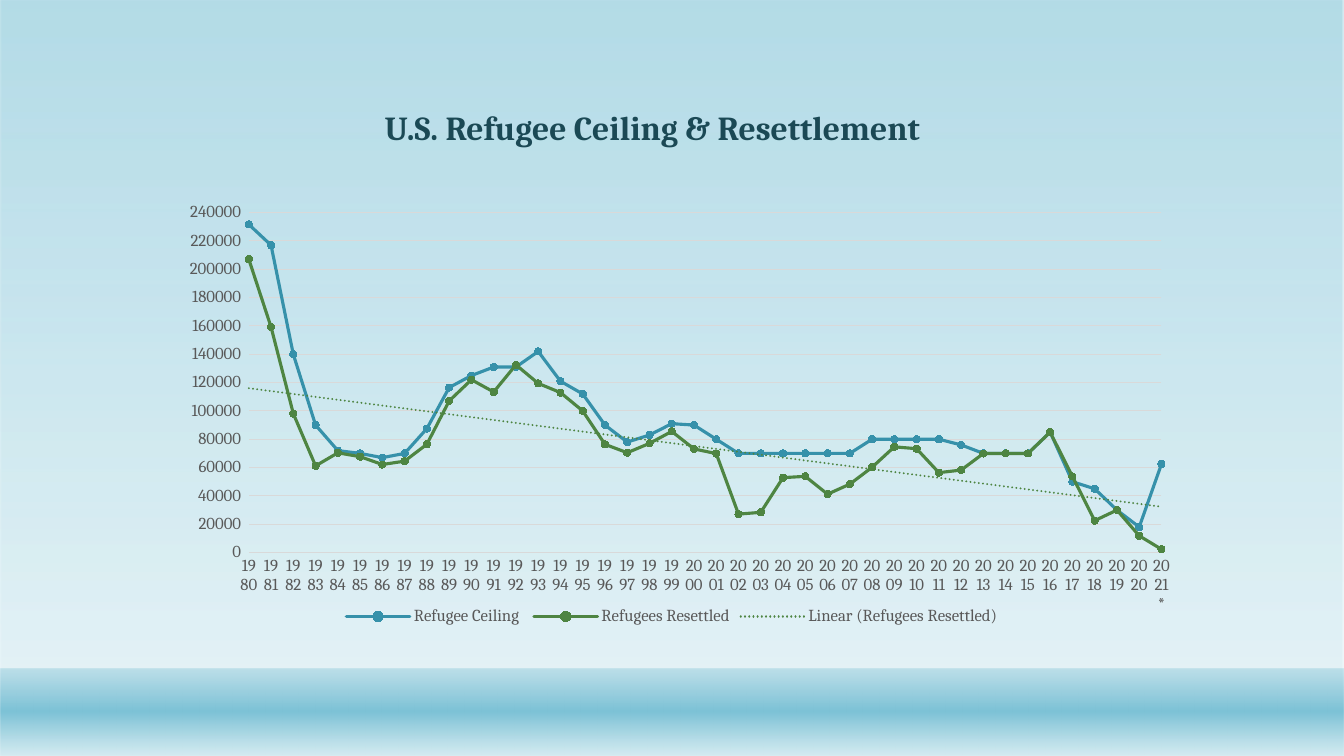
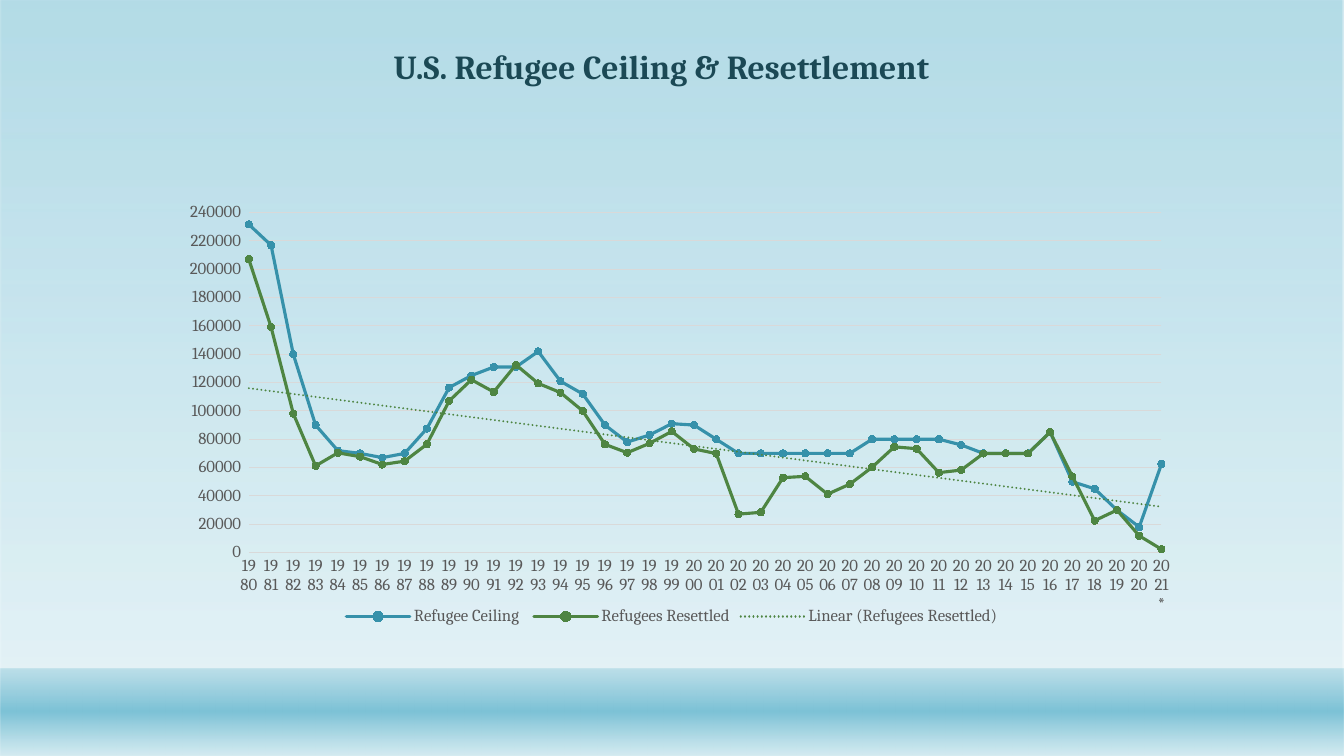
Before and after one commit to Abdullah0930/Refugee-Immigrants-to-U.S, a slide deck: slide 6 of Capstone/Refugee_Immigrants overtime.pptx (slide 7 before the commit). Drawn at 1344x756 pixels with LibreOffice and Linux fonts; fonts in the diff are those of the drawing; background and template pictures are left out. Boxes give left, top, right and bottom in pixels: in the first picture for what was removed or moved away, otherwise in the second. Text is boxed around its words. In the diff, an @@ line names an element or a change of style, - is before the commit and + after.

```diff
--- a/Capstone/Refugee_Immigrants overtime.pptx
+++ b/Capstone/Refugee_Immigrants overtime.pptx
@@ title "U.S. Refugee Ceiling & Resettlement" moved from (x1=385, y1=116, x2=920, y2=148) to (x1=394, y1=55, x2=929, y2=87) @@
```
Also in this commit, not shown: 12 other slides changed, 4 other files.
